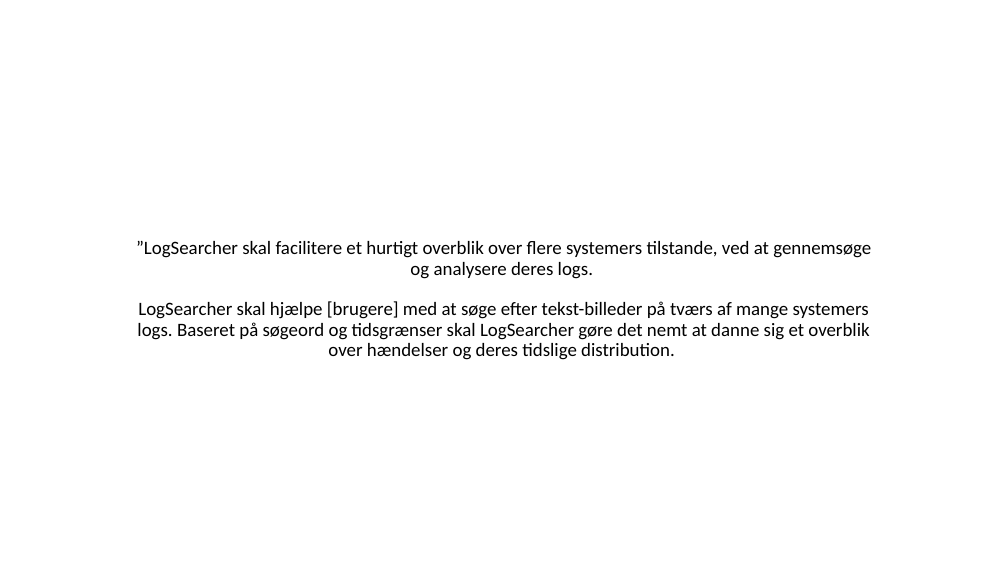
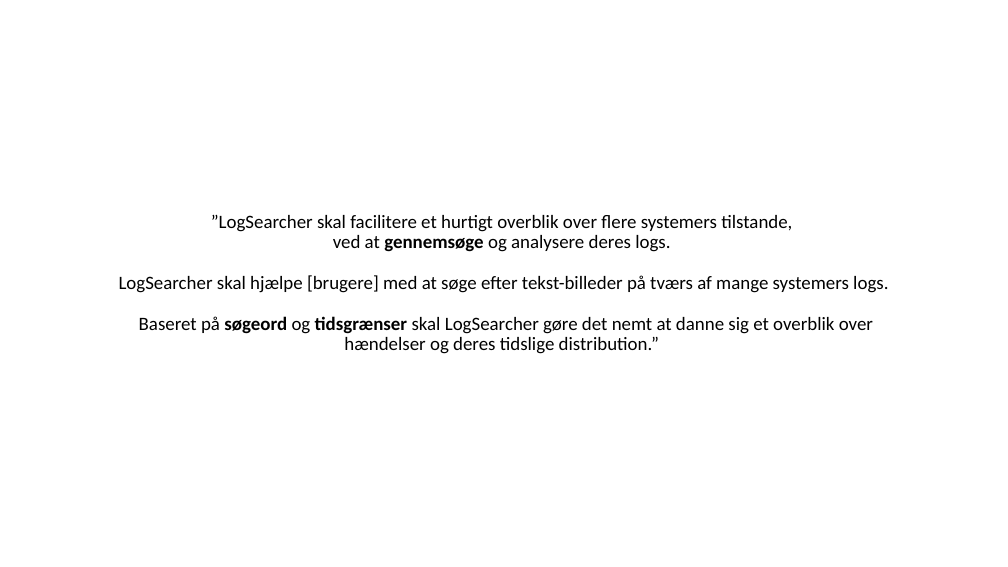
Before and after one commit to FaderVader/CPH_Afgangsprojekt_2022, a slide deck: slide 1 of LogSearcher.pptx. Drawn at 1008x567 pixels with LibreOffice and Linux fonts; fonts in the diff are those of the drawing. Boxes give left, top, right and bottom in pixels: in the first picture for what was removed or moved away, otherwise in the second. Text is boxed around its words. In the diff, an @@ line names an element or a change of style, - is before the commit and + after.

```diff
--- a/LogSearcher.pptx
+++ b/LogSearcher.pptx
@@ title "”LogSearcher skal facilitere et hurtigt ..." at [119, 215, 888, 354]: vertical alignment bottom to middle @@
@@ title at [119, 215, 888, 354]: text changed @@
-”LogSearcher skal facilitere et hurtigt overblik over flere systemers tilstande, ved at gennemsøge og analysere deres logs.
-LogSearcher skal hjælpe [brugere] med at søge efter tekst-billeder på tværs af mange systemers logs. Baseret på søgeord og tidsgrænser skal LogSearcher gøre det nemt at danne sig et overblik over hændelser og deres tidslige distribution.
+”LogSearcher skal facilitere et hurtigt overblik over flere systemers tilstande,
+ved at gennemsøge og analysere deres logs.
+LogSearcher skal hjælpe [brugere] med at søge efter tekst-billeder på tværs af mange systemers logs.
+Baseret på søgeord og tidsgrænser skal LogSearcher gøre det nemt at danne sig et overblik over hændelser og deres tidslige distribution.”
```
Also in this commit, not shown: 5 other slides changed, 2 slides added, 1 slide removed.
